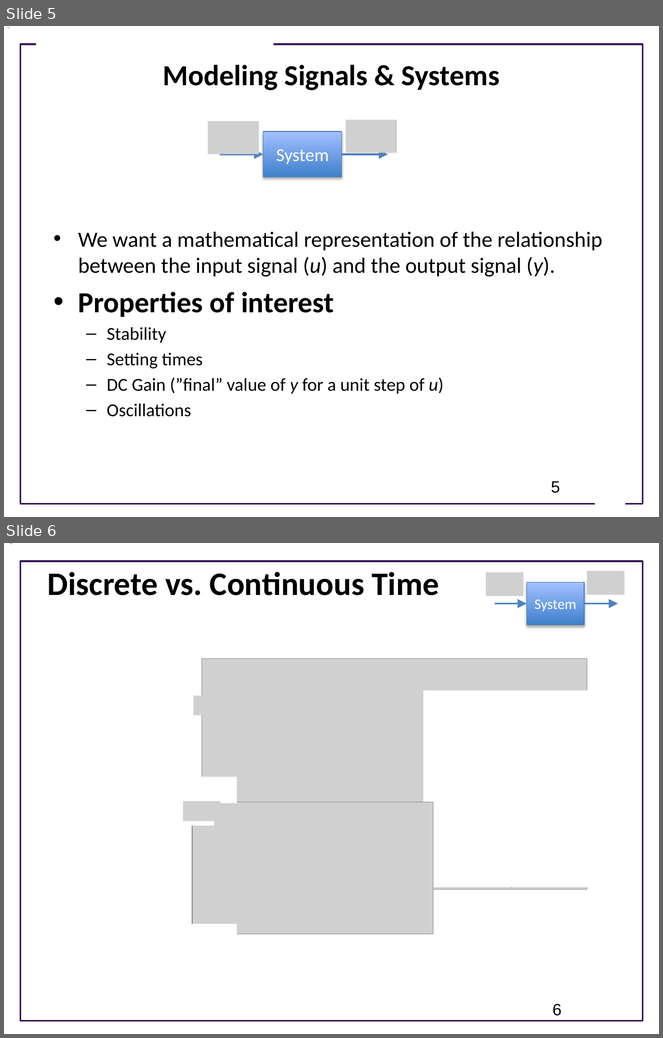
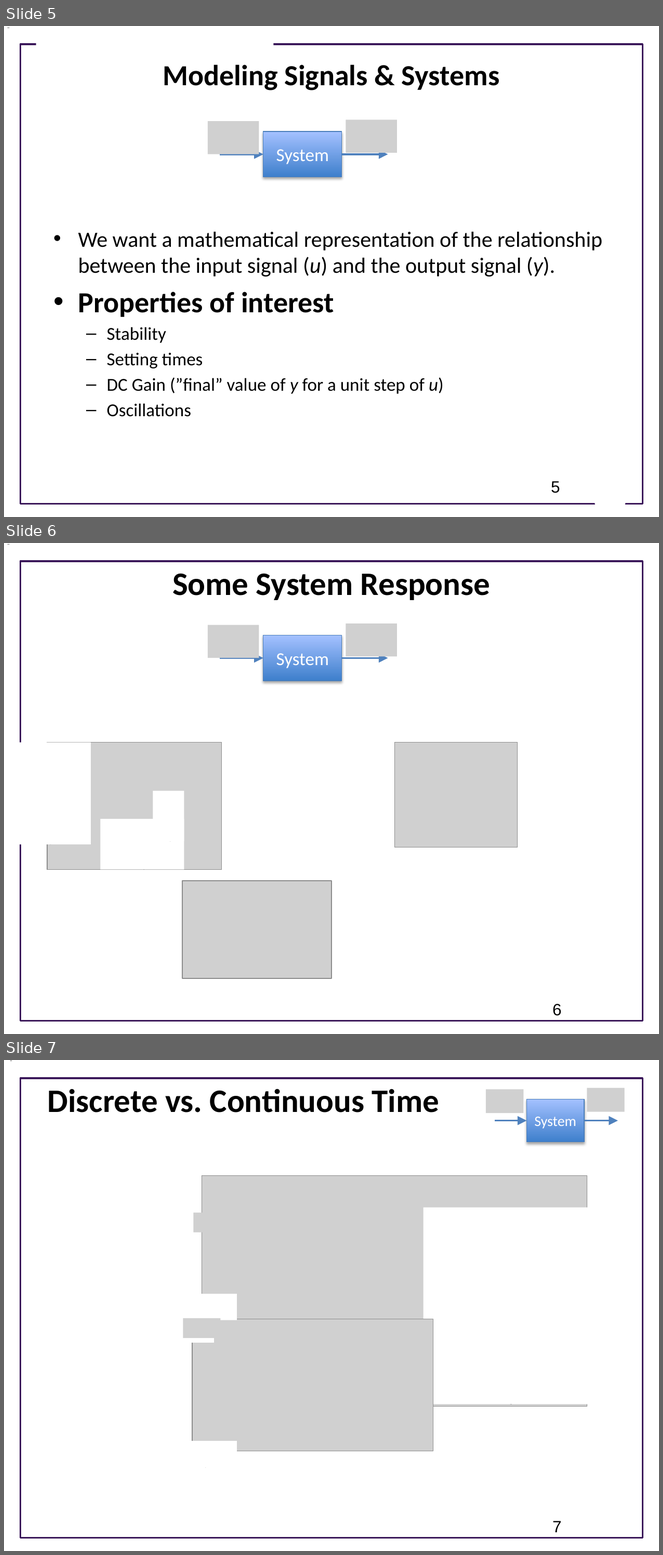
Before and after one commit to joseph-hellerstein/advanced-controls-lectures, a slide deck: lectures/lecture_09-linear_time_invariant_systems/linear_time_invariant_systems.pptx. Shown one above the other, each under a label of ours: slides 5 and 6 before the commit, slides 5, 6 and 7 after it. The pictures are 663x1038 and 663x1555 pixels, drawn with LibreOffice and Linux fonts; fonts in the diff are those of the drawing; grey boxes stand for pictures; background and template pictures are left out. Boxes give left, top, right and bottom in pixels: in the first picture for what was removed or moved away, otherwise in the second. Text is boxed around its words. In the diff, an @@ line names an element or a change of style, - is before the commit and + after.

```diff
--- a/lectures/lecture_09-linear_time_invariant_systems/linear_time_invariant_systems.pptx
+++ b/lectures/lecture_09-linear_time_invariant_systems/linear_time_invariant_systems.pptx
@@ slide 6 added at (4,543,659,1034), background #FFFFFF; not listed: 1 template element that a slide beside it also shows @@
@@ title added at (172,573,490,600), 36 pt, text #000000, bold @@
+Some System Response
@@ group added at (208,624,397,681): 2 arrows, 2 pictures, 1 rectangle @@
+System
@@ group added at (7,742,222,869): 3 rectangles, 1 picture @@
@@ picture added at (395,742,518,847) @@
@@ picture added at (182,881,332,979) @@
@@ page number added at (553,1004,562,1016), 18 pt, text #000000 @@
+6
@@ what was slide 6 is now slide 7 @@
@@ page number at (553,1521,562,1533): text changed @@
-6
+7
```
Also in this commit, not shown: 5 slides changed, 1 other slide added, 8 other files.
